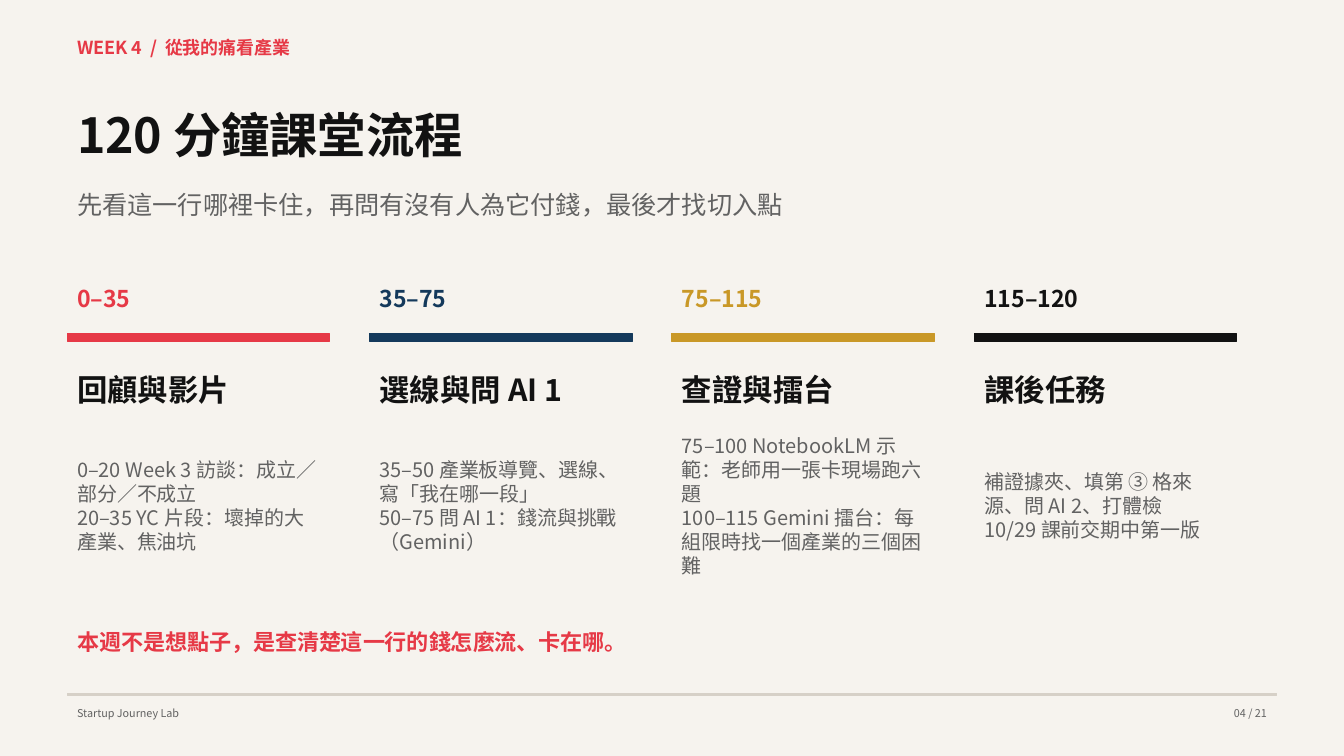
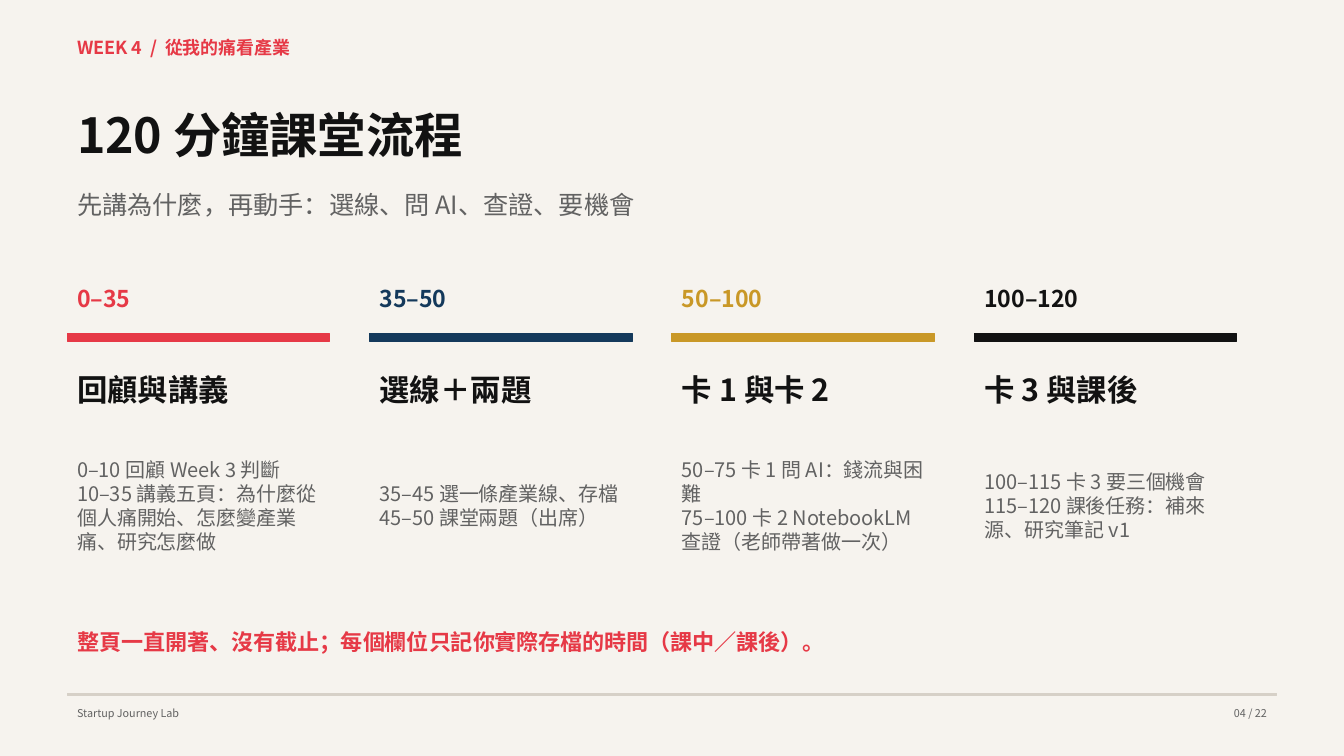
Before and after one commit to hpyuan1220/startup-journey-lab-app, a slide deck: slide 4 of materials/Week4_教學簡報.pptx. Drawn at 1344x756 pixels with LibreOffice and Linux fonts; fonts in the diff are those of the drawing. Boxes give left, top, right and bottom in pixels: in the first picture for what was removed or moved away, otherwise in the second. Text is boxed around its words. In the diff, an @@ line names an element or a change of style, - is before the commit and + after.

```diff
--- a/materials/Week4_教學簡報.pptx
+++ b/materials/Week4_教學簡報.pptx
@@ text at bbox=[77, 193, 634, 217]: text changed @@
-先看這一行哪裡卡住，再問有沒有人為它付錢，最後才找切入點
+先講為什麼，再動手：選線、問 AI、查證、要機會
@@ text at bbox=[380, 289, 447, 308]: text changed @@
-35–75
+35–50
@@ text at bbox=[682, 289, 762, 308]: text changed @@
-75–115
+50–100
@@ text at bbox=[984, 289, 1078, 308]: text changed @@
-115–120
+100–120
@@ text at bbox=[77, 375, 229, 404]: text changed @@
-回顧與影片
+回顧與講義
@@ text at bbox=[380, 375, 532, 404]: text changed @@
-選線與問 AI 1
+選線＋兩題
@@ text at bbox=[682, 375, 830, 404]: text changed @@
-查證與擂台
+卡 1 與卡 2
@@ text at bbox=[984, 375, 1137, 404]: text changed @@
-課後任務
+卡 3 與課後
@@ text at bbox=[77, 460, 317, 551]: text changed @@
-0–20 Week 3 訪談：成立／部分／不成立
-20–35 YC 片段：壞掉的大產業、焦油坑
+0–10 回顧 Week 3 判斷
+10–35 講義五頁：為什麼從個人痛開始、怎麼變產業痛、研究怎麼做
@@ text at bbox=[682, 460, 924, 551]: text changed @@
-75–100 NotebookLM 示範：老師用一張卡現場跑六題
-100–115 Gemini 擂台：每組限時找一個產業的三個困難
+50–75 卡 1 問 AI：錢流與困難
+75–100 卡 2 NotebookLM 查證（老師帶著做一次）
@@ text at bbox=[984, 472, 1206, 539]: text changed @@
-補證據夾、填第 ③ 格來源、問 AI 2、打體檢
-10/29 課前交期中第一版
+100–115 卡 3 要三個機會
+115–120 課後任務：補來源、研究筆記 v1
@@ text at bbox=[380, 484, 619, 527]: text changed @@
-35–50 產業板導覽、選線、寫「我在哪一段」
-50–75 問 AI 1：錢流與挑戰（Gemini）
+35–45 選一條產業線、存檔
+45–50 課堂兩題（出席）
@@ text at bbox=[77, 631, 825, 654]: text changed @@
-本週不是想點子，是查清楚這一行的錢怎麼流、卡在哪。
+整頁一直開著、沒有截止；每個欄位只記你實際存檔的時間（課中／課後）。
@@ text at bbox=[1234, 709, 1267, 717]: text changed @@
-04 / 21
+04 / 22
```
Also in this commit, not shown: 14 other slides changed, 7 slides added, 6 slides removed, 4 other files.
